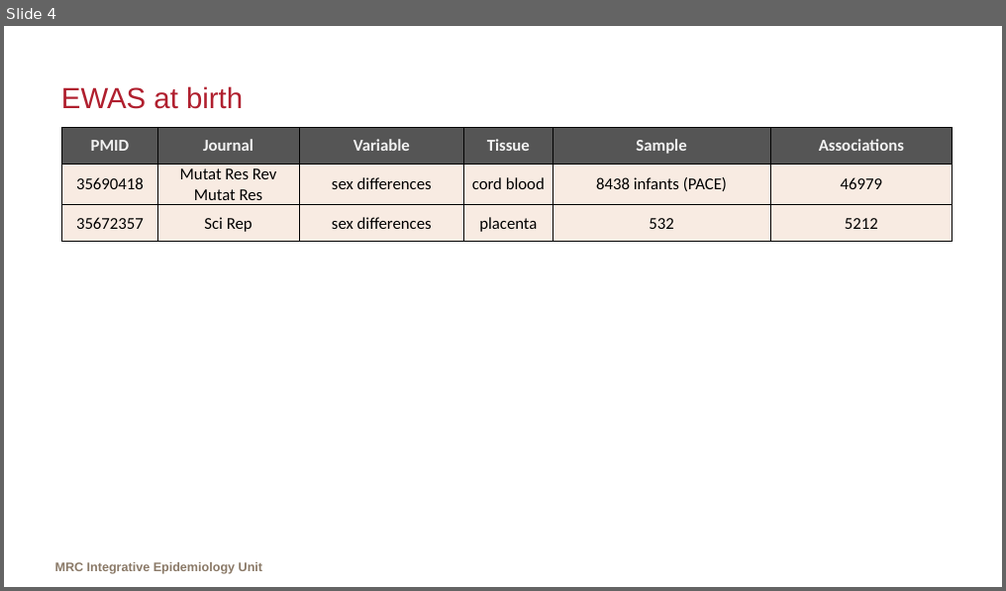
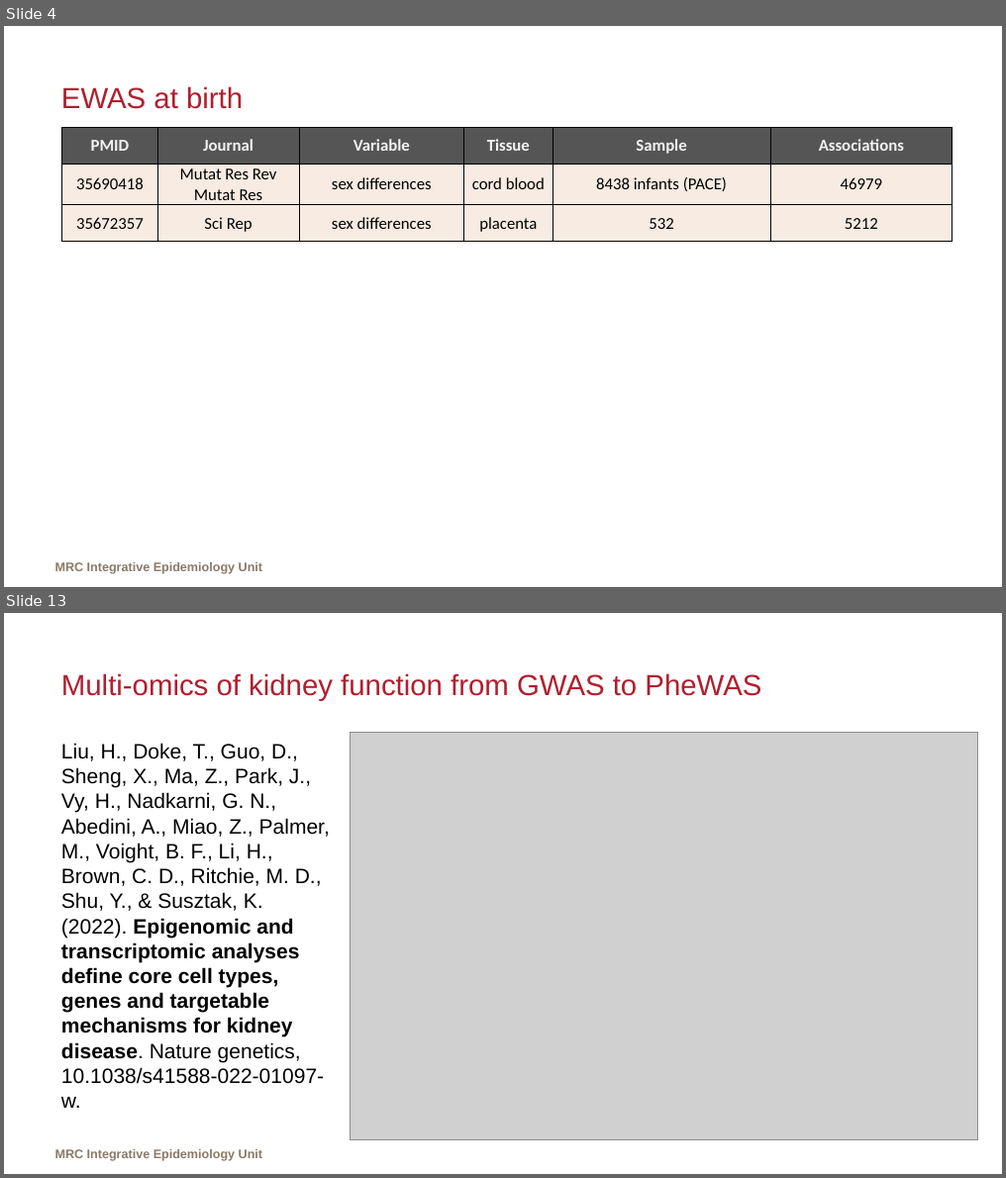
Before and after one commit to MRCIEU/epigenetics-journal-club, a slide deck: docs/presentations/20220620/slides.pptx. Shown one above the other, each under a label of ours: slide 4 before the commit, slides 4 and 13 after it; the slides between them are not shown. The pictures are 1006x591 and 1006x1178 pixels, drawn with LibreOffice and Linux fonts; fonts in the diff are those of the drawing; grey boxes stand for pictures; background and template pictures are left out. Boxes give left, top, right and bottom in pixels: in the first picture for what was removed or moved away, otherwise in the second. Text is boxed around its words. In the diff, an @@ line names an element or a change of style, - is before the commit and + after.

```diff
--- a/docs/presentations/20220620/slides.pptx
+++ b/docs/presentations/20220620/slides.pptx
@@ slide 13 added at [4,613,1002,1174], background picture (left out); not listed: 1 template element that a slide beside it also shows @@
@@ title added at [61,673,761,701], 28 pt, text #B01F2E @@
+Multi-omics of kidney function from GWAS to PheWAS
@@ text added at [61,743,330,1108], 20 pt, text #000000 @@
+Liu, H., Doke, T., Guo, D., Sheng, X., Ma, Z., Park, J., Vy, H., Nadkarni, G. N., Abedini, A., Miao, Z., Palmer, M., Voight, B. F., Li, H., Brown, C. D., Ritchie, M. D., Shu, Y., & Susztak, K. (2022). Epigenomic and transcriptomic analyses define core cell types, genes and targetable mechanisms for kidney disease. Nature genetics, 10.1038/s41588-022-01097-w.
@@ picture added at [350,732,978,1140] @@
```
Also in this commit, not shown: 12 other slides added, 1 slide removed, 1 other file.
